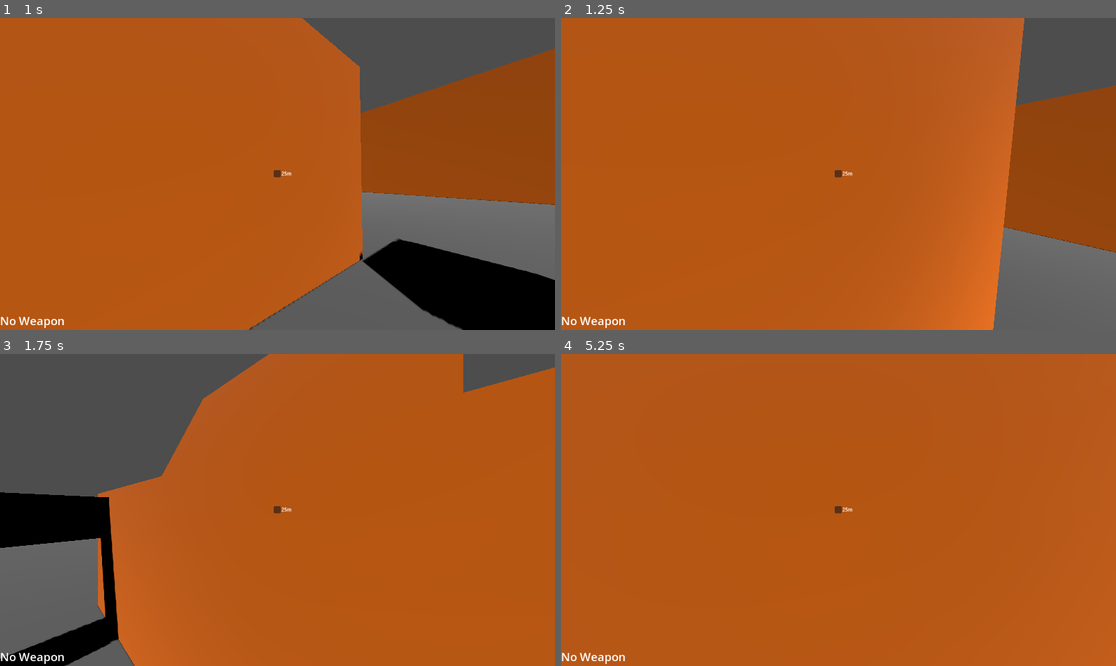
Above: before the commit, frames 1-4 (two rows, left to right).
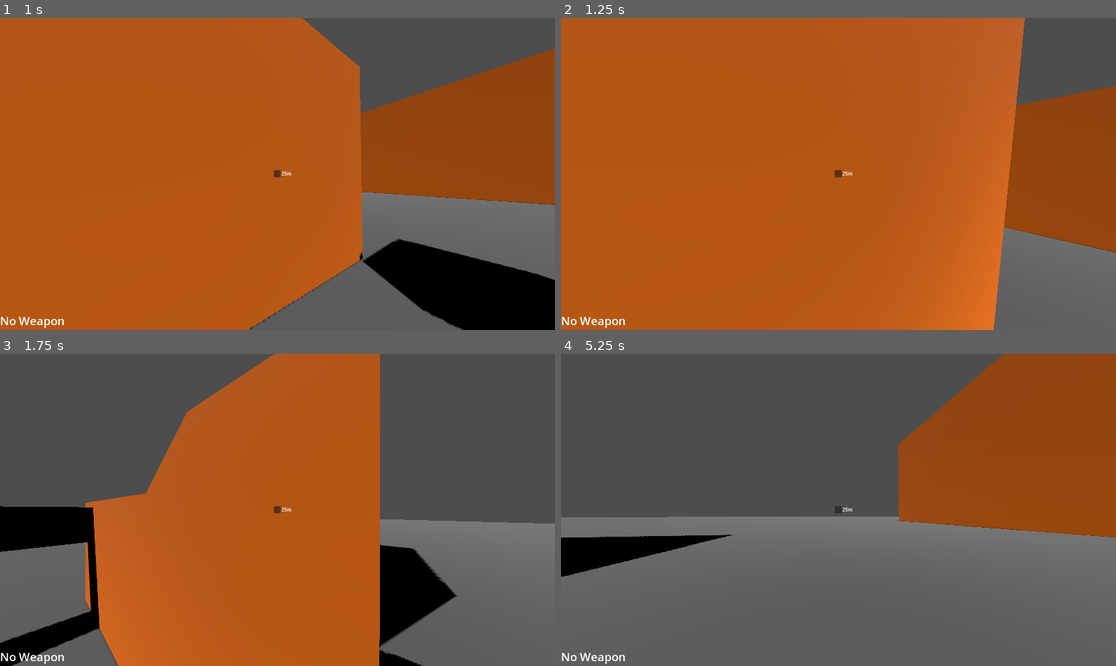
Above: after the commit, the same moments.

Repository: EdmundWohlmuth/Sch-Movement---GODOT
Game: Godot game, scene res://Scenes/Levels/test_level.tscn
Same seed, same stepped clock (60 frames per second), same inputs: the game is played once before the commit and once after it.
Inputs (mouse positions are in pixels of both pictures, inside the frame that each line leads up to):
- Up to frame 1 (1 s): tap Enter (ui_accept) at 0.5 s; move the mouse to (305, 174) at 0.52 s; hold W (move_forward) from 0.53 s (still down); tap Ctrl (slide) at 0.6 s; tap Space (jump) at 0.77 s
- Up to frame 2 (1.25 s): keep holding W (move_forward)
- Up to frame 3 (1.75 s): keep holding W (move_forward); move the mouse to (249, 510) at 1.27 s; right-click (249, 510) at 1.35 s; tap Space (jump) at 1.52 s; tap Ctrl (slide) at 1.55 s
- Up to frame 4 (5.25 s): keep holding W (move_forward); move the mouse to (849, 503) at 2.02 s; tap Ctrl (slide) at 2.1, 3.05, 3.6, 4.55, 5.1 s; move the mouse to (832, 516) at 2.77 s; tap Shift (sprint) at 2.85 s; tap Space (jump) at 3.02, 3.77, 4.52 s; move the mouse to (877, 513) at 3.52 s; move the mouse to (794, 506) at 4.27 s; right-click (794, 506) at 4.35 s; move the mouse to (844, 510) at 5.02 s

Frame 1 is identical in both runs. In frame 2, less than 0.1% of the frame differs, in the area x 77-100%, y 0-100%; in frame 3, 35%; in frame 4, 100%, in the area x 0-100%, y 0-100%.

Commit message:
Can look and wallrun now

Diff:
--- a/Scenes/Enemies/enemy.tscn
+++ b/Scenes/Enemies/enemy.tscn
@@ -18,4 +18,3 @@
 mesh = SubResource("CapsuleMesh_613su")
 
 [node name="WeaponManager" parent="." instance=ExtResource("2_jcvw6")]
-is_player = false
--- a/Scenes/Player/player_char.tscn
+++ b/Scenes/Player/player_char.tscn
@@ -5,7 +5,9 @@
 
 [sub_resource type="CapsuleShape3D" id="CapsuleShape3D_t3hp8"]
 
-[sub_resource type="BoxShape3D" id="BoxShape3D_8vni7"]
+[sub_resource type="CylinderShape3D" id="CylinderShape3D_pfg0q"]
+height = 1.0
+radius = 0.6
 
 [node name="PlayerCharacterBody" type="CharacterBody3D"]
 collision_layer = 4
@@ -34,7 +36,7 @@
 
 [node name="WallRunShapeCast" type="ShapeCast3D" parent="."]
 transform = Transform3D(1.3, 0, 0, 0, 0.5, 0, 0, 0, 1.3, 0, 0.556993, 0)
-shape = SubResource("BoxShape3D_8vni7")
+shape = SubResource("CylinderShape3D_pfg0q")
 
 [node name="GroundingRayCast3D" type="RayCast3D" parent="."]
 transform = Transform3D(0.999848, -0.0174524, 7.62869e-10, 0, -4.37114e-08, -1, 0.0174524, 0.999848, -4.37047e-08, 0, -1, 0)
--- a/Scripts/PlayerChar/player_char.gd
+++ b/Scripts/PlayerChar/player_char.gd
@@ -133,10 +133,12 @@
   if wallrun_shape_cast.is_colliding() && !is_on_wall && !is_on_ceiling():
     is_on_wall = true
     wall_normal = wallrun_shape_cast.get_collision_normal(0)
+    ground_deccel = 0
     wallrun_juice()
   elif !wallrun_shape_cast.is_colliding() && is_on_wall:
     is_on_wall = false
     wall_normal = Vector3.ZERO
+    ground_deccel = norm_deccel
     wallrun_juice()
 
 # Gets the desired speed of the character
@@ -150,14 +152,18 @@
 
 # Manage player input by checking the current input and setting the direction for later use
 func manage_input():
+  if is_on_wall: return ##
   var input_dir = Input.get_vector("move_left", "move_right", "move_forward", "move_back")
   if !is_on_wall:
     direction = (head.transform.basis * Vector3(input_dir.x, 0, input_dir.y)).normalized()
   elif is_on_wall:
-    direction = (head.transform.basis * Vector3(input_dir.x, 0, input_dir.y)).normalized()
-    #direction = (head.transform.basis * Vector3(input_dir.x, 0, input_dir.y)).normalized()
-    #var cross = direction.cross(wall_normal)
-    #direction = cross
+    var up_vector:Vector3 = Vector3.UP
+    var wall_forward:Vector3 = up_vector.cross(wall_normal)
+
+    if (head.transform.basis - wall_forward).magnitude > (head.transform.basis - -wall_forward).magnitude:
+      wall_forward = -wall_forward
+
+    direction = (head.transform.basis * wall_forward).normalized()
 
 # This adds mommentmum to the character gradually to keep true to the original build that uses a Rigidbody
 func handle_movement(delta):
@@ -182,22 +188,16 @@
 
 # keeps the player moving toward the wall to allow wallrunning
 func press_to_wall(delta):
-  var up_vector:Vector3 = Vector3.UP
-  var wall_forward = up_vector.cross(wall_normal)
-  var direction = -self.basis.z
-
-  if ((direction - wall_forward).length() > (direction - -wall_forward).length()): wall_forward = -wall_forward
-  self.velocity += wall_normal * 2 * delta
-  self.velocity += wall_forward * 2 * delta
+  self.velocity += wall_normal * 8 * delta
 
 # reduces the size of the player and grants a small speed boost with high friction
 func crouch_slide(delta):
   if Input.is_action_just_pressed("slide") && !is_sliding:
     is_sliding = true
     crouch_char()
-    ground_deccel = slide_deccel
     velocity += slide_speed_boost * direction
     max(self.velocity.length(), ground_deccel)
+
 
   elif Input.is_action_just_released("slide"):
     ground_deccel = norm_deccel
@@ -249,7 +249,6 @@
   if is_on_wall: camera.rotation += Vector3((wallrun_tilt_angle * -wall_normal.x), 0, (wallrun_tilt_angle * -wall_normal.z))
   else: camera.rotation = Vector3.ZERO
 
-
 func crouch_char(is_crouched:bool = true):
   if is_crouched: scale.y = 0.5
   else: scale.y = 1
